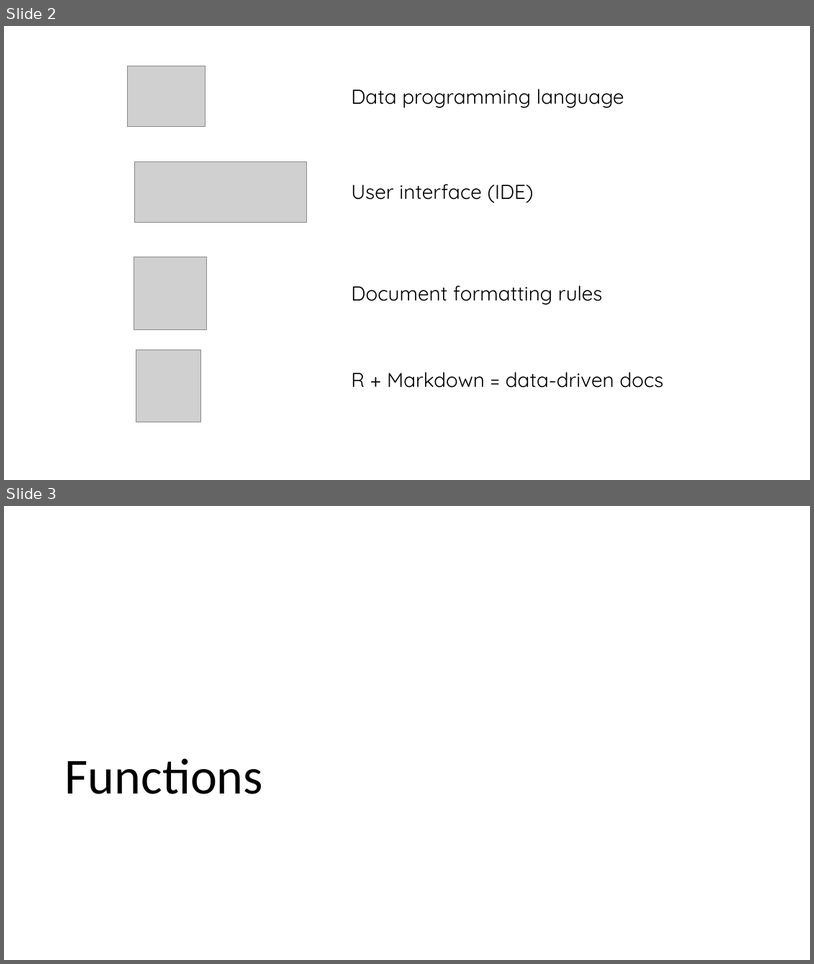
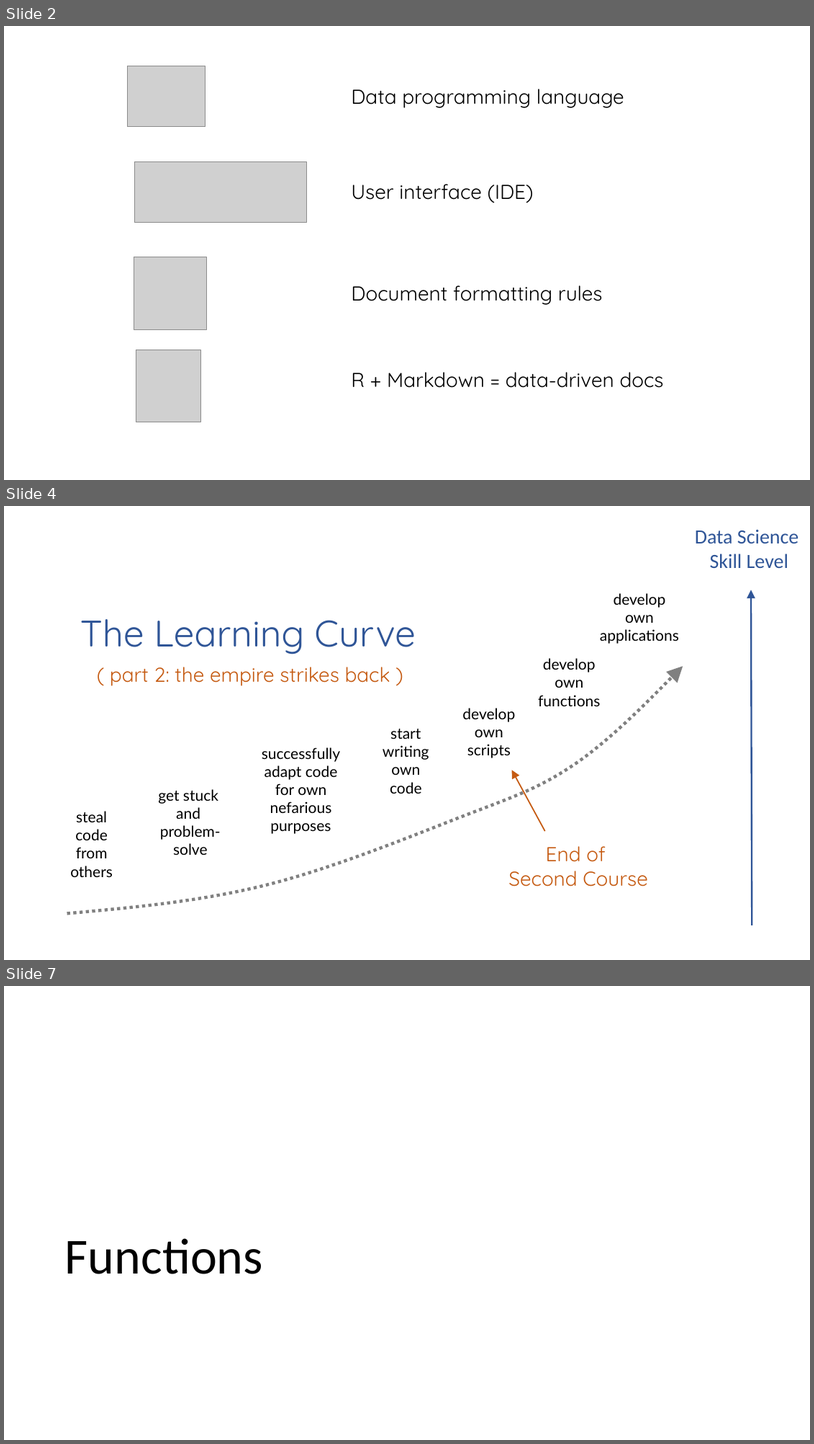
Before and after one commit to DS4PS/dp4ss-textbook, a slide deck: figures/figures.pptx. Shown one above the other, each under a label of ours: slides 2 and 3 before the commit, slides 2, 4 and 7 after it; the slides between them are not shown. The pictures are 814x964 and 814x1444 pixels, drawn with LibreOffice and Linux fonts; fonts in the diff are those of the drawing; grey boxes stand for pictures. Boxes give left, top, right and bottom in pixels: in the first picture for what was removed or moved away, otherwise in the second. Text is boxed around its words. In the diff, an @@ line names an element or a change of style, - is before the commit and + after.

Commit message:
updated learning curve

```diff
--- a/figures/figures.pptx
+++ b/figures/figures.pptx
@@ slide 4 added at bbox=[4, 506, 810, 960], background #FFFFFF @@
@@ group added at bbox=[67, 529, 799, 925]: 11 texts, 2 arrows, 1 freeform shape @@
+successfully
+adapt code
+for own
+nefarious
+purposes
+steal
+code
+from
+others
+develop
+own
+scripts
+get stuck
+and
+problem-
+solve
+develop
+own
+functions
+start
+writing
+own
+code
+The Learning Curve
+Data Science
+Skill Level
+End of
+Second Course
+( part 2: the empire strikes back )
+develop
+own
+applications
@@ what was slide 3 is now slide 7 @@
```
Also in this commit, not shown: 3 other slides added, 8 other files.
